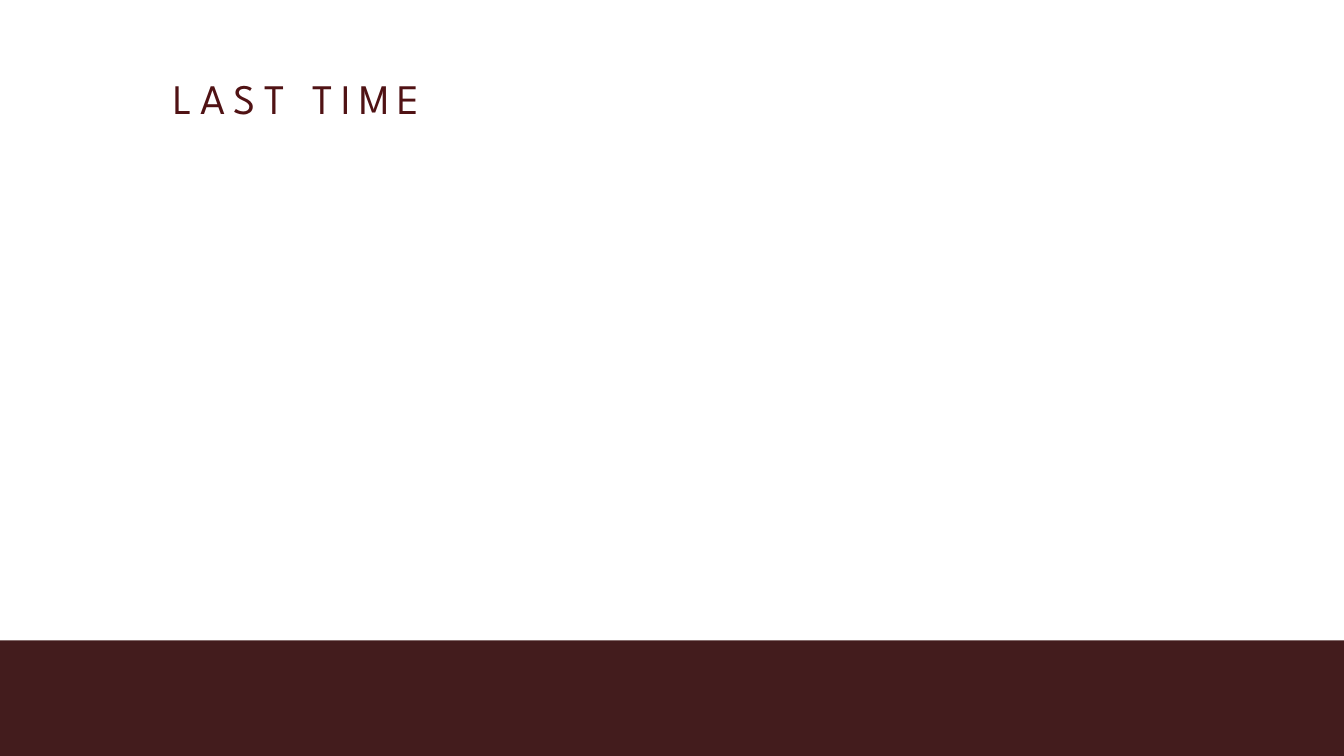
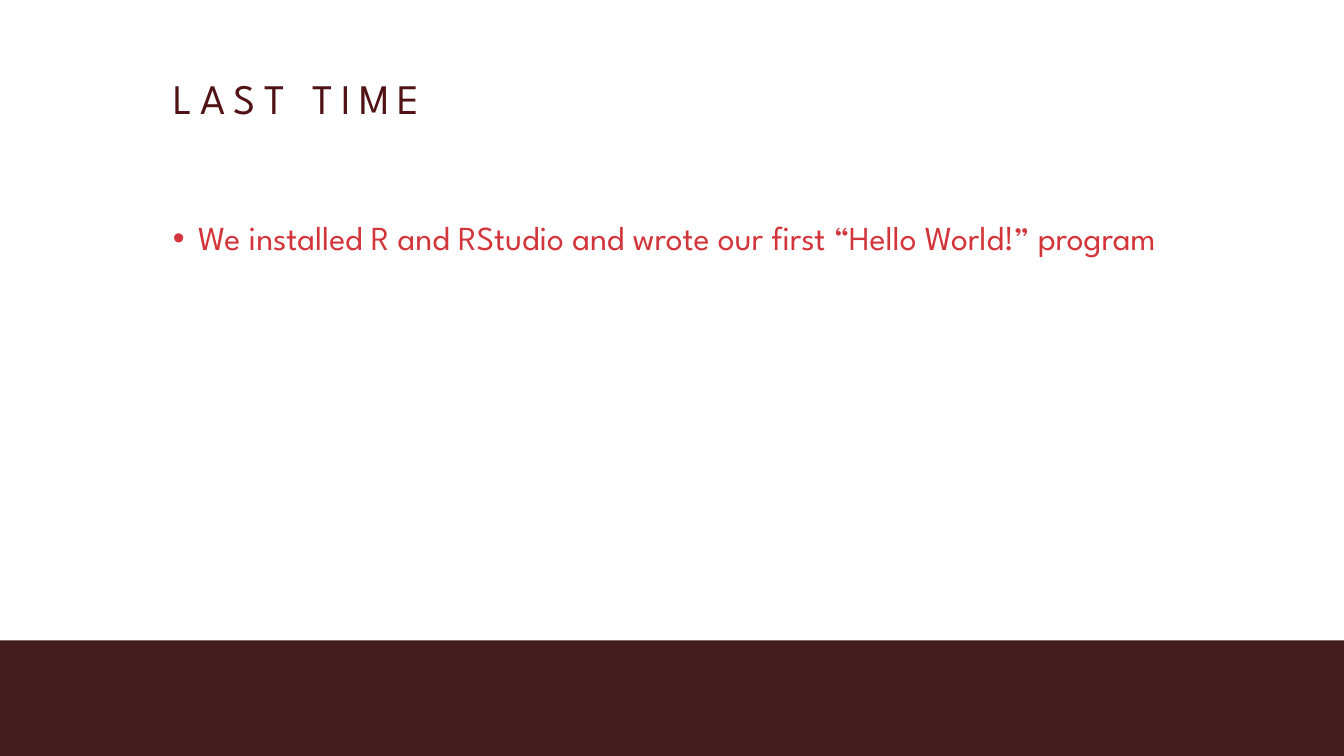
Before and after one commit to MariaElise-T/MH_Dashboard_Tutorial, a slide deck: slide 2 of Formatted_Slides/Module1_Video4.pptx. Drawn at 1344x756 pixels with LibreOffice and Linux fonts; fonts in the diff are those of the drawing; background and template pictures are left out. Boxes give left, top, right and bottom in pixels: in the first picture for what was removed or moved away, otherwise in the second. Text is boxed around its words. In the diff, an @@ line names an element or a change of style, - is before the commit and + after.

```diff
--- a/Formatted_Slides/Module1_Video4.pptx
+++ b/Formatted_Slides/Module1_Video4.pptx
@@ text added at [198,226,1156,258], 48 pt, text #D2353A @@
+• We installed R and RStudio and wrote our first “Hello World!” program
```
Also in this commit, not shown: 3 other slides changed, 8 slides added, 5 other files.
